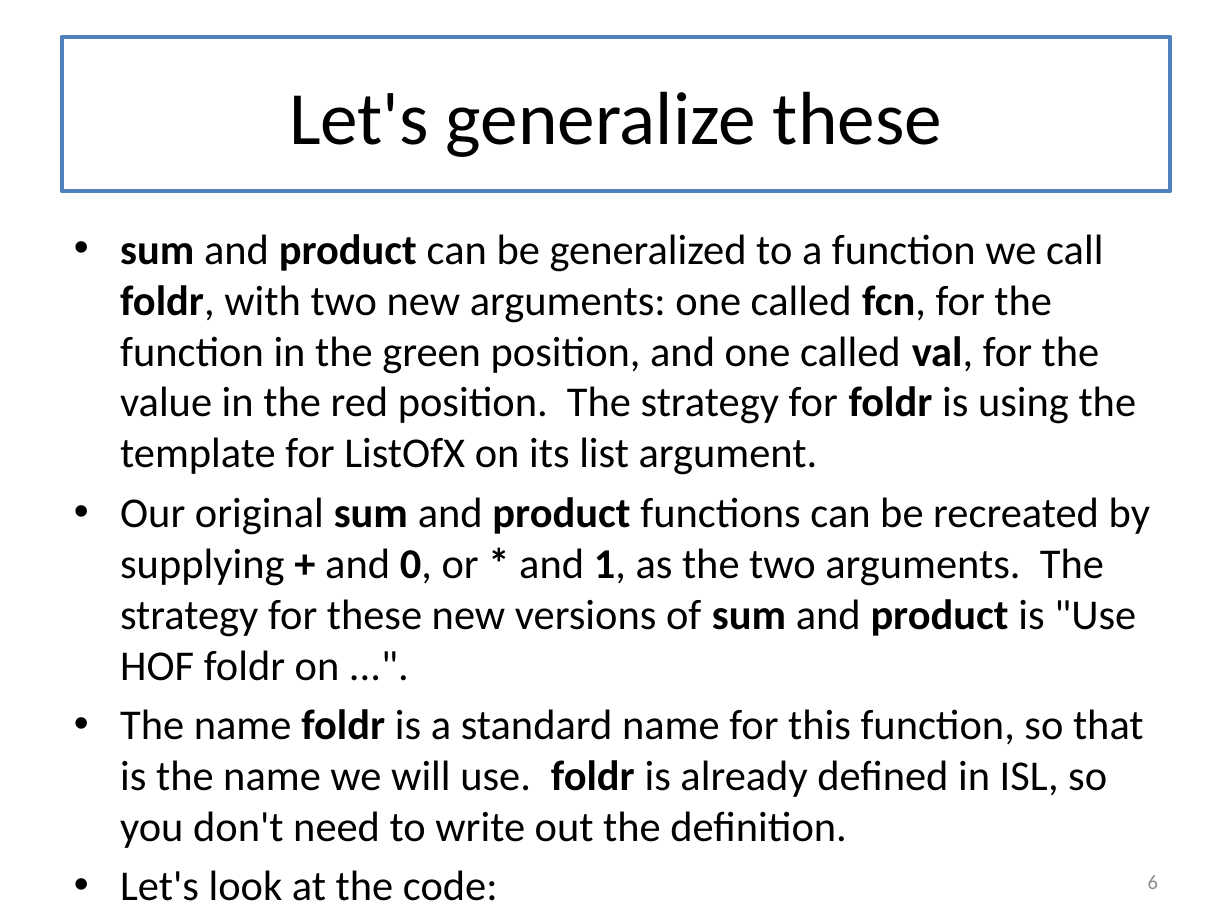
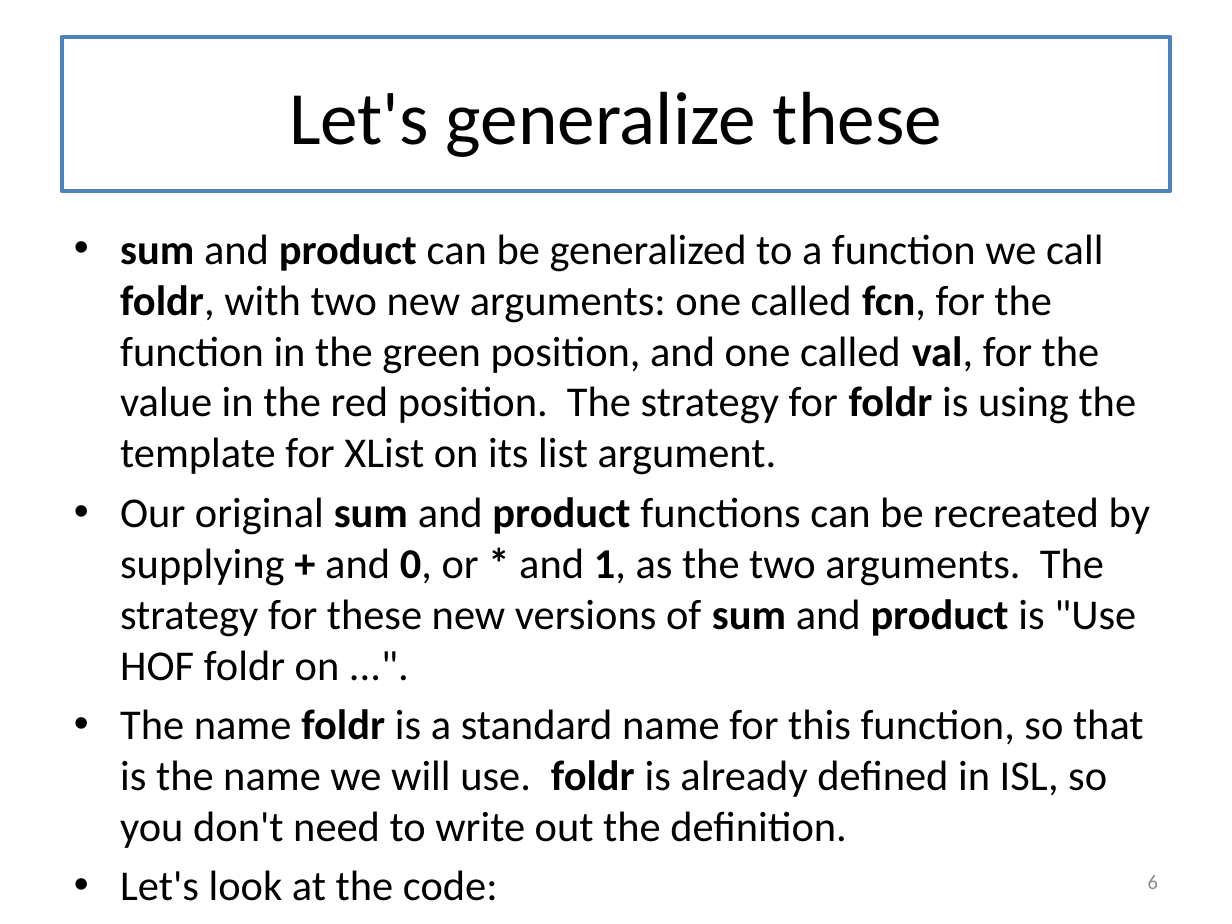
Before and after one commit to mwand/cs5010f17, a slide deck: slide 6 of Slides/Lesson 6.4 Foldr.pptx. Drawn at 1232x924 pixels with LibreOffice and Linux fonts; fonts in the diff are those of the drawing. Boxes give left, top, right and bottom in pixels: in the first picture for what was removed or moved away, otherwise in the second. Text is boxed around its words. In the diff, an @@ line names an element or a change of style, - is before the commit and + after.

Commit message:
working on L6.4

```diff
--- a/Slides/Lesson 6.4 Foldr.pptx
+++ b/Slides/Lesson 6.4 Foldr.pptx
@@ text at (x1=120, y1=234, x2=1137, y2=475): text changed @@
-• sum and product can be generalized to a function we call foldr, with two new arguments: one called fcn, for the function in the green position, and one called val, for the value in the red position. The strategy for foldr is using the template for ListOfX on its list argument.
+• sum and product can be generalized to a function we call foldr, with two new arguments: one called fcn, for the function in the green position, and one called val, for the value in the red position. The strategy for foldr is using the template for XList on its list argument.
```
Also in this commit, not shown: 17 other slides changed.
